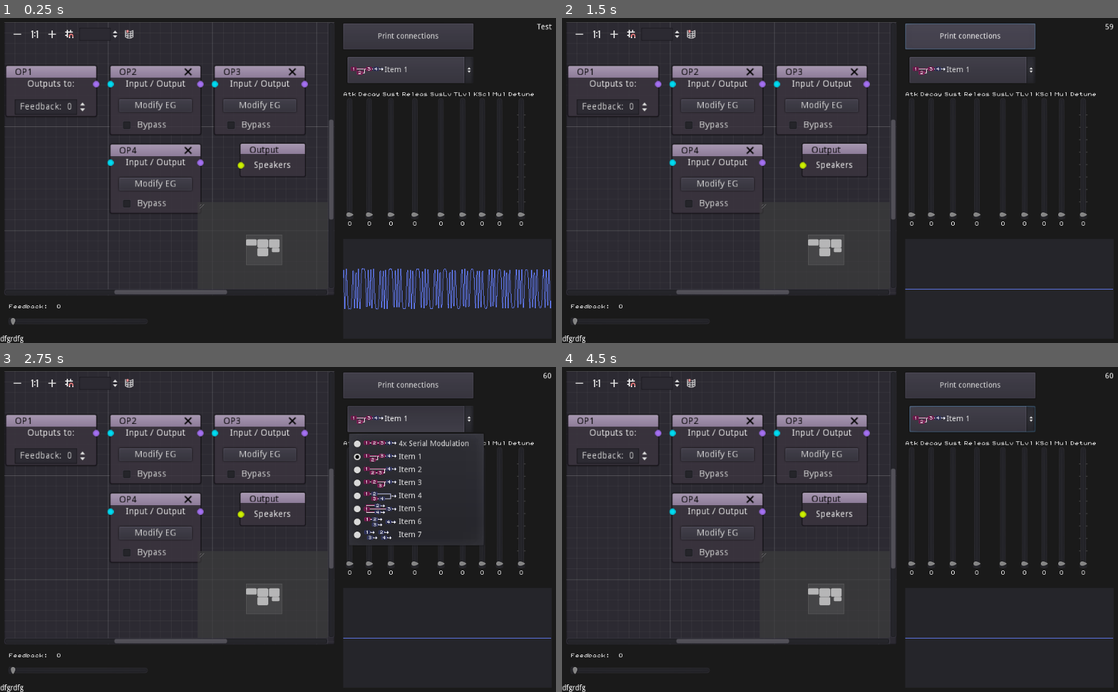
Above: before the commit, frames 1-4 (two rows, left to right).
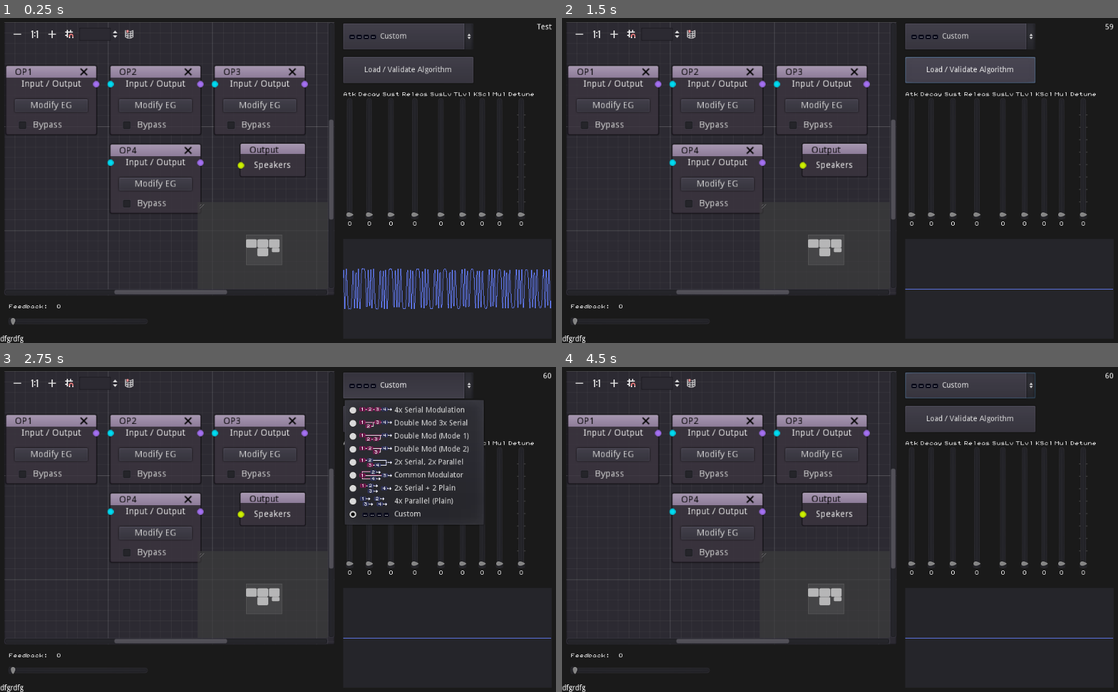
Above: after the commit, the same moments.

Repository: nobuyukinyuu/gdsFM
Game: Godot game, scene res://main.tscn
Two runs of this game, one before a commit and one after it. Both use one fixed random seed, a clock stepped at 60 frames per second and the inputs below.
Inputs (mouse positions are in pixels of both pictures, inside the frame that each line leads up to):
- Up to frame 1 (0.25 s): no input
- Up to frame 2 (1.5 s): click "Modify EG" at 0.5 s; click "Print connections" (after the commit: "Load / Validate Algorithm") at 1.25 s
- Up to frame 3 (2.75 s): click "Item 1" (after the commit: "Custom") at 2 s
- Up to frame 4 (4.5 s): click "Bypass" at 2.75 s; click (578, 383) at 3.5 s; click (612, 383) at 4.25 s

The runs differ from the first frame. In frame 1, 1.0% of the frame differs, in the area x 1-86%, y 1-71%; in frame 2, 1.4%; in frame 3, 4.5%, in the area x 1-87%, y 1-71%; in frame 4, 1.2%.

Commit message:
Update to Godot 3.2

Diff:
--- a/EGControl.tscn
+++ b/EGControl.tscn
@@ -18,7 +18,6 @@
 custom_constants/separation = 4
 
 [node name="AR" type="VBoxContainer" parent="H"]
-editor/display_folded = true
 margin_right = 24.0
 margin_bottom = 214.0
 
@@ -46,7 +45,6 @@
 valign = 2
 
 [node name="DR" type="VBoxContainer" parent="H"]
-editor/display_folded = true
 margin_left = 28.0
 margin_right = 68.0
 margin_bottom = 214.0
@@ -75,7 +73,6 @@
 valign = 2
 
 [node name="SR" type="VBoxContainer" parent="H"]
-editor/display_folded = true
 margin_left = 72.0
 margin_right = 104.0
 margin_bottom = 214.0
@@ -104,7 +101,6 @@
 valign = 2
 
 [node name="RR" type="VBoxContainer" parent="H"]
-editor/display_folded = true
 margin_left = 108.0
 margin_right = 156.0
 margin_bottom = 214.0
@@ -133,7 +129,6 @@
 valign = 2
 
 [node name="SL" type="VBoxContainer" parent="H"]
-editor/display_folded = true
 margin_left = 160.0
 margin_right = 200.0
 margin_bottom = 214.0
--- a/main.tscn
+++ b/main.tscn
@@ -12,8 +12,9 @@
 [ext_resource path="res://gfx/al5.png" type="Texture" id=10]
 [ext_resource path="res://gfx/al6.png" type="Texture" id=11]
 [ext_resource path="res://gfx/al7.png" type="Texture" id=12]
-
-[sub_resource type="GDScript" id=3]
+[ext_resource path="res://gfx/al_custom.png" type="Texture" id=13]
+
+[sub_resource type="GDScript" id=1]
 script/source = "extends GraphEdit
 
 func _ready():
@@ -109,66 +110,21 @@
 margin_bottom = -88.0
 snap_distance = 16
 zoom = 1.2
-script = SubResource( 3 )
-
-[node name="OP1" type="GraphNode" parent="GraphEdit"]
-editor/display_folded = true
+script = SubResource( 1 )
+
+[node name="OP1" parent="GraphEdit" instance=ExtResource( 3 )]
 margin_top = 76.8
 margin_right = 144.0
-margin_bottom = 159.8
-rect_scale = Vector2( 1.2, 1.2 )
-mouse_filter = 1
-custom_constants/separation = 8
-title = "OP1"
+margin_bottom = 188.8
+rect_scale = Vector2( 1.2, 1.2 )
 offset = Vector2( 0, 64 )
 slot/0/left_enabled = false
-slot/0/left_type = -1
-slot/0/left_color = Color( 1, 1, 1, 1 )
-slot/0/right_enabled = true
-slot/0/right_type = 0
-slot/0/right_color = Color( 0.678431, 0.466667, 1, 1 )
-slot/1/left_enabled = false
-slot/1/left_type = 0
-slot/1/left_color = Color( 1, 1, 1, 1 )
-slot/1/right_enabled = false
-slot/1/right_type = 0
-slot/1/right_color = Color( 1, 1, 1, 1 )
-slot/2/left_enabled = false
-slot/2/left_type = 0
-slot/2/left_color = Color( 1, 1, 1, 1 )
-slot/2/right_enabled = false
-slot/2/right_type = 0
-slot/2/right_color = Color( 1, 1, 1, 1 )
-
-[node name="Label" type="Label" parent="GraphEdit/OP1"]
-margin_left = 16.0
-margin_top = 24.0
-margin_right = 128.0
-margin_bottom = 38.0
-text = "Outputs to:"
-align = 1
-valign = 1
-
-[node name="MarginContainer" type="MarginContainer" parent="GraphEdit/OP1"]
-margin_left = 16.0
-margin_top = 38.0
-margin_right = 128.0
-margin_bottom = 38.0
-
-[node name="SpinBox" type="SpinBox" parent="GraphEdit/OP1"]
-margin_left = 16.0
-margin_top = 46.0
-margin_right = 128.0
-margin_bottom = 70.0
-max_value = 16.0
-align = 1
-prefix = "Feedback: "
 
 [node name="OP2" parent="GraphEdit" instance=ExtResource( 3 )]
 margin_left = 192.0
 margin_top = 76.8
 margin_right = 336.0
-margin_bottom = 187.8
+margin_bottom = 188.8
 rect_scale = Vector2( 1.2, 1.2 )
 offset = Vector2( 160, 64 )
 
@@ -176,7 +132,7 @@
 margin_left = 384.0
 margin_top = 76.8
 margin_right = 528.0
-margin_bottom = 187.8
+margin_bottom = 188.8
 rect_scale = Vector2( 1.2, 1.2 )
 offset = Vector2( 320, 64 )
 
@@ -184,7 +140,7 @@
 margin_left = 192.0
 margin_top = 222.0
 margin_right = 336.0
-margin_bottom = 333.0
+margin_bottom = 334.0
 rect_scale = Vector2( 1.2, 1.2 )
 offset = Vector2( 160, 185 )
 
@@ -255,24 +211,30 @@
 text = "Test"
 align = 2
 
-[node name="btnPrintConnections" type="Button" parent="."]
+[node name="btnValidate" type="Button" parent="."]
 anchor_left = 1.0
 anchor_right = 1.0
 margin_left = -392.0
+margin_top = 72.0
+margin_right = -152.0
+margin_bottom = 120.0
+text = "Load / Validate Algorithm"
+__meta__ = {
+"_edit_use_anchors_": false
+}
+
+[node name="OptionButton" type="OptionButton" parent="."]
+margin_left = 632.0
 margin_top = 10.0
-margin_right = -152.0
+margin_right = 872.0
 margin_bottom = 58.0
-text = "Print connections"
-
-[node name="OptionButton" type="OptionButton" parent="."]
-margin_left = 640.0
-margin_top = 72.0
-margin_right = 872.0
-margin_bottom = 120.0
-text = "Item 1"
-icon = ExtResource( 5 )
-items = [ "4x Serial Modulation", ExtResource( 6 ), false, 0, null, "Item 1", ExtResource( 5 ), false, 1, null, "Item 2", ExtResource( 7 ), false, 2, null, "Item 3", ExtResource( 8 ), false, 3, null, "Item 4", ExtResource( 9 ), false, 4, null, "Item 5", ExtResource( 10 ), false, 5, null, "Item 6", ExtResource( 11 ), false, 6, null, "Item 7", ExtResource( 12 ), false, 7, null ]
-selected = 1
+text = "Custom"
+icon = ExtResource( 13 )
+items = [ "4x Serial Modulation", ExtResource( 6 ), false, 0, null, "Double Mod 3x Serial", ExtResource( 5 ), false, 1, null, "Double Mod (Mode 1)", ExtResource( 7 ), false, 2, null, "Double Mod (Mode 2)", ExtResource( 8 ), false, 3, null, "2x Serial, 2x Parallel", ExtResource( 9 ), false, 4, null, "Common Modulator", ExtResource( 10 ), false, 5, null, "2x Serial + 2 Plain", ExtResource( 11 ), false, 6, null, "4x Parallel (Plain)", ExtResource( 12 ), false, 7, null, "Custom", ExtResource( 13 ), false, 8, null ]
+selected = 8
+__meta__ = {
+"_edit_use_anchors_": false
+}
 
 [node name="Label2" type="Label" parent="."]
 anchor_top = 1.0
@@ -297,4 +259,4 @@
 [connection signal="disconnection_request" from="GraphEdit" to="GraphEdit" method="_on_GraphEdit_disconnection_request"]
 [connection signal="value_changed" from="FB" to="." method="_on_FB_value_changed"]
 [connection signal="timeout" from="Timer" to="Timer" method="_on_Timer_timeout"]
-[connection signal="pressed" from="btnPrintConnections" to="." method="_on_btnPrintConnections_pressed"]
+[connection signal="pressed" from="btnValidate" to="." method="_on_btnPrintConnections_pressed"]
Binary file changed: algorithms_color.aseprite
Binary file added: gfx/al_custom.png
Not shown, added: gfx/al_custom.png.import
Not shown: 6 places in main.tscn that only renumber resources
